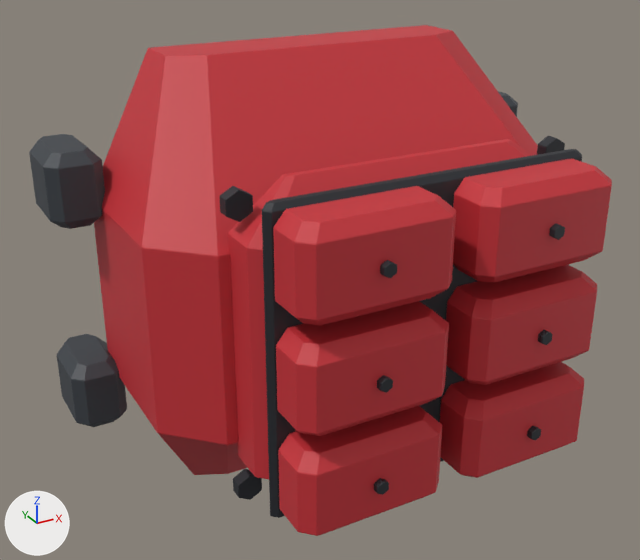
The FBX model Assets/Resources/ClamshellMeshes/UpperArmFront_Set02_Bastion.fbx: old version first, new version second.
The view is the same before and after, from a camera (50 mm lens) standing at (-0.32, -0.618, 0.271) and looking at (-0.027, -0.084, 0.004). Lighting does not change. The marker at lower left points along +X, +Y and +Z. The first picture is the older version. Where no turn or scale is listed for an object, it has been applied to the vertices.

Objects in the first picture: 'UpperArmFront_Set02_Bastion'.
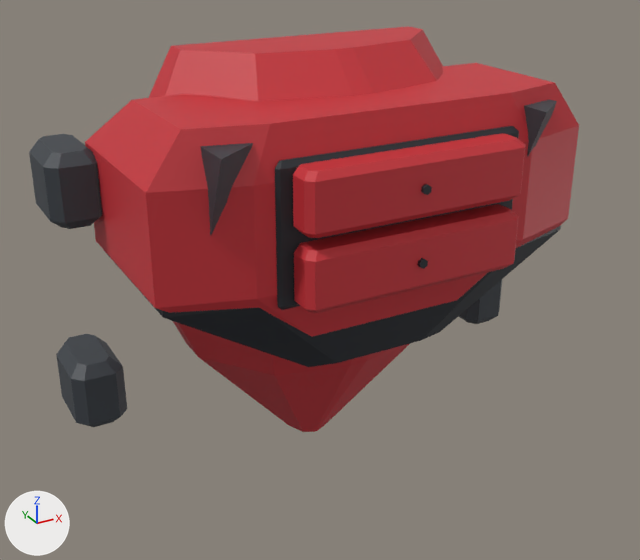
Where the change shows, as pixel boxes [x1, y1, x2, y2] in the pictures (640 x 560 px; the box of a moved part takes in the faces that stretch with it):
'UpperArmFront_Set02_Bastion', reshaped (21% shorter)
    before: [29, 25, 612, 536]
    after: [29, 27, 579, 432]
part 1 of me_upperarmfront_set02_bastion_001, moved or reshaped
    before: [380, 260, 397, 278]
    after: [418, 258, 428, 269]
part 2 of me_upperarmfront_set02_bastion_001, moved or reshaped
    before: [549, 223, 565, 240]
    after: [421, 184, 432, 195]
part 3 of me_upperarmfront_set02_bastion_001, rebuilt
    before: [94, 25, 538, 475]
    after: [149, 27, 443, 432]
part 4 of me_upperarmfront_set02_bastion_001, added
    after: [275, 126, 519, 310]
part 5 of me_upperarmfront_set02_bastion_001, added (red)
    after: [294, 204, 519, 313]
part 6 of me_upperarmfront_set02_bastion_001, added (red)
    after: [293, 134, 525, 238]
part 7 of me_upperarmfront_set02_bastion_001, added (black)
    after: [107, 225, 561, 367]
part 8 of me_upperarmfront_set02_bastion_001, added (red)
    after: [85, 63, 579, 337]
part 9 of me_upperarmfront_set02_bastion_001, added
    after: [200, 143, 253, 236]
part 10 of me_upperarmfront_set02_bastion_001, added
    after: [524, 99, 557, 157]
part 11 of me_upperarmfront_set02_bastion_001, deleted
    before: [220, 135, 612, 536]
part 12 of me_upperarmfront_set02_bastion_001, moved or reshaped
    before: [29, 103, 532, 480]
    after: [29, 134, 502, 427]

The change in detail:
me_upperarmfront_set02_bastion_001 is used by ob_upperarmfront_set02_bastion; location (0.0, 0.0, 0.0).
me_upperarmfront_set02_bastion_001 had 1460 vertices, 1532 faces and spanned x -0.205..0.205, y -0.233..0.03, z -0.17..0.17.
me_upperarmfront_set02_bastion_001 now has 915 vertices, 943 faces and spans x -0.205..0.205, y -0.177..0.03, z -0.17..0.17.
me_upperarmfront_set02_bastion_001 part 1: the loose piece of 36 vertices spanning x -0.067..-0.059, y -0.233..-0.228, z 0.07..0.08 is scaled about its middle by (0.714, 0.611, 0.714), then moved by (0.063, 0.054, -0.029).
me_upperarmfront_set02_bastion_001 part 2: the loose piece of 36 vertices spanning x 0.059..0.067, y -0.233..-0.228, z 0.07..0.08 is scaled about its middle by (0.714, 0.611, 0.714), then moved by (-0.063, 0.054, 0.022).
me_upperarmfront_set02_bastion_001 part 3: the loose piece of 88 vertices spanning x -0.17..0.17, y -0.15..0.0, z -0.17..0.17 is rebuilt with 82 vertices and now spans x -0.139..0.139, y -0.138..0.0, z -0.17..0.17.
me_upperarmfront_set02_bastion_001 part 4: a new loose piece of 89 vertices spanning x -0.095..0.095, y -0.153..-0.148, z 0.021..0.121, in mat_dark (black #23272d).
me_upperarmfront_set02_bastion_001 part 5: a new loose piece of 84 vertices spanning x -0.085..0.085, y -0.174..-0.15, z 0.024..0.067, in mat_shell (red #c83038).
me_upperarmfront_set02_bastion_001 part 6: a new loose piece of 84 vertices spanning x -0.085..0.085, y -0.174..-0.15, z 0.075..0.118, in mat_shell (red #c83038).
me_upperarmfront_set02_bastion_001 part 7: a new loose piece of 60 vertices spanning x -0.165..0.165, y -0.146..0.0, z -0.042..0.134, in mat_dark (black #23272d).
me_upperarmfront_set02_bastion_001 part 8: a new loose piece of 60 vertices spanning x -0.17..0.17, y -0.15..0.0, z -0.034..0.143, in mat_shell (red #c83038).
me_upperarmfront_set02_bastion_001 part 9: a new loose piece of 24 vertices spanning x -0.135..-0.105, y -0.165..0.0, z 0.034..0.133, in mat_frame (dark grey #3a3f45).
me_upperarmfront_set02_bastion_001 part 10: a new loose piece of 24 vertices spanning x 0.105..0.135, y -0.165..0.0, z 0.034..0.133, in mat_frame (dark grey #3a3f45).
me_upperarmfront_set02_bastion_001 part 11: 15 loose pieces with 876 vertices, spanning x -0.131..0.131, y -0.233..-0.15, z -0.111..0.111, are deleted.
me_upperarmfront_set02_bastion_001 part 12: 240 vertices removed from x -0.205..0.205, y -0.184..0.03, z -0.112..0.112; 152 vertices added at x -0.205..0.205, y -0.03..0.03, z -0.109..0.109.
